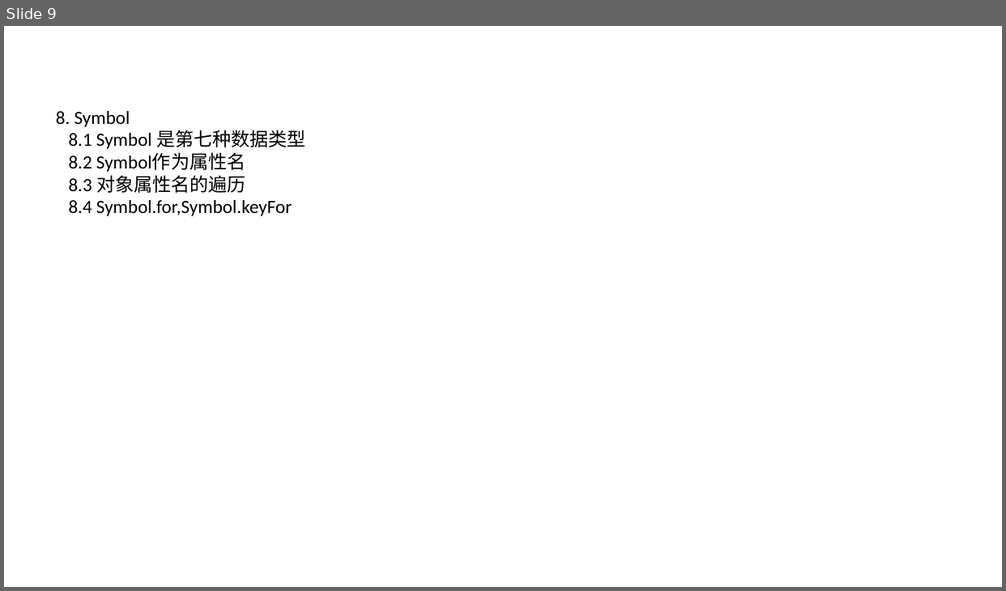
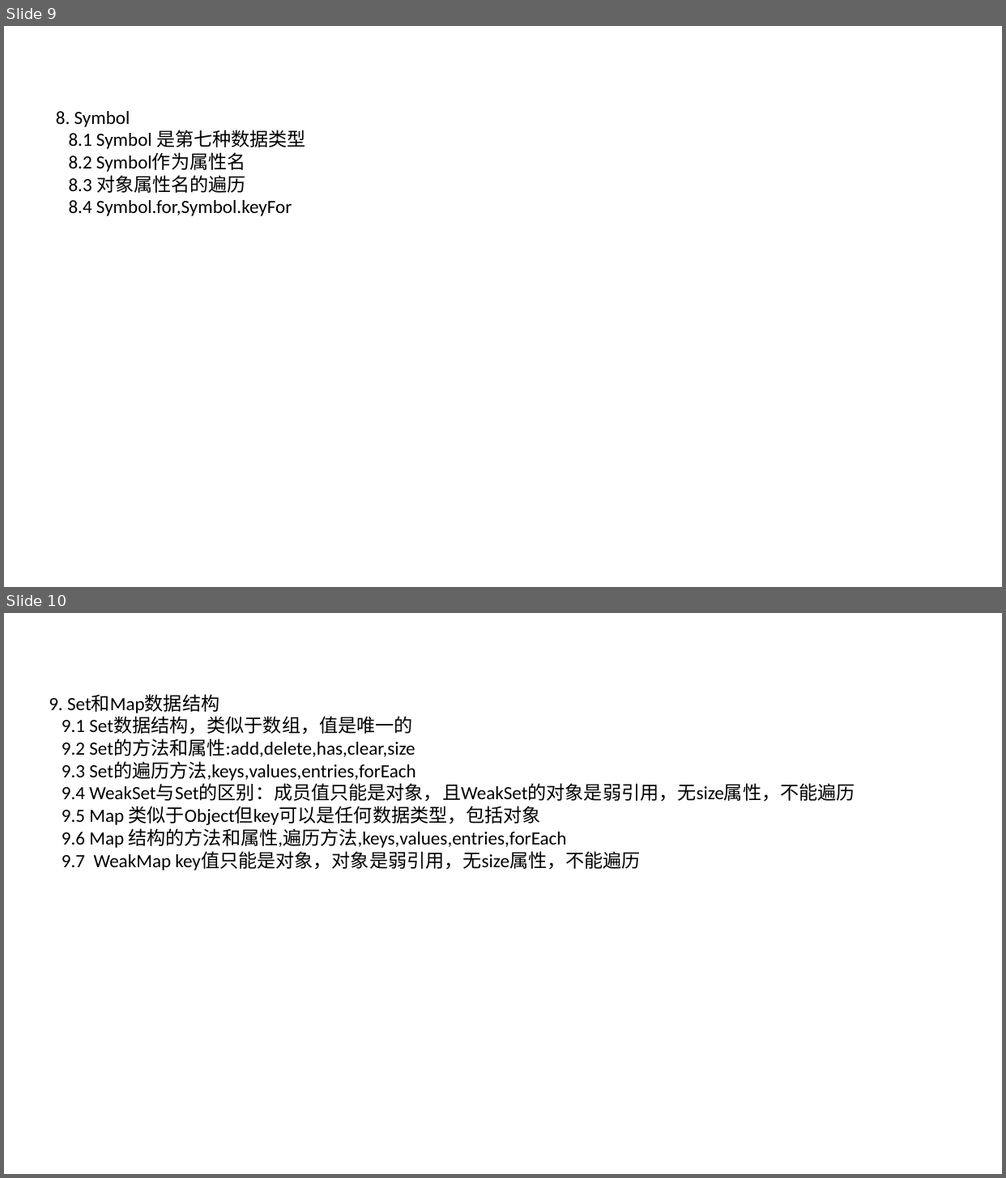
Before and after one commit to hiliny/vetechShare, a slide deck: es6/es6新特性.pptx. Shown one above the other, each under a label of ours: slide 9 before the commit, slides 9 and 10 after it. The pictures are 1006x591 and 1006x1178 pixels, drawn with LibreOffice and Linux fonts; fonts in the diff are those of the drawing; background and template pictures are left out. Boxes give left, top, right and bottom in pixels: in the first picture for what was removed or moved away, otherwise in the second. Text is boxed around its words. In the diff, an @@ line names an element or a change of style, - is before the commit and + after.

```diff
--- a/es6/es6新特性.pptx
+++ b/es6/es6新特性.pptx
@@ slide 10 added at box(4, 613, 1002, 1174), background picture (left out) @@
@@ text added at box(49, 694, 854, 871), 18 pt, text #000000 @@
+9. Set和Map数据结构
+9.1 Set数据结构，类似于数组，值是唯一的
+9.2 Set的方法和属性:add,delete,has,clear,size
+9.3 Set的遍历方法,keys,values,entries,forEach
+9.4 WeakSet与Set的区别：成员值只能是对象，且WeakSet的对象是弱引用，无size属性，不能遍历
+9.5 Map 类似于Object但key可以是任何数据类型，包括对象
+9.6 Map 结构的方法和属性,遍历方法,keys,values,entries,forEach
+9.7 WeakMap key值只能是对象，对象是弱引用，无size属性，不能遍历
```
Also in this commit, not shown: 5 other slides added, 1 slide removed, 9 other files.
